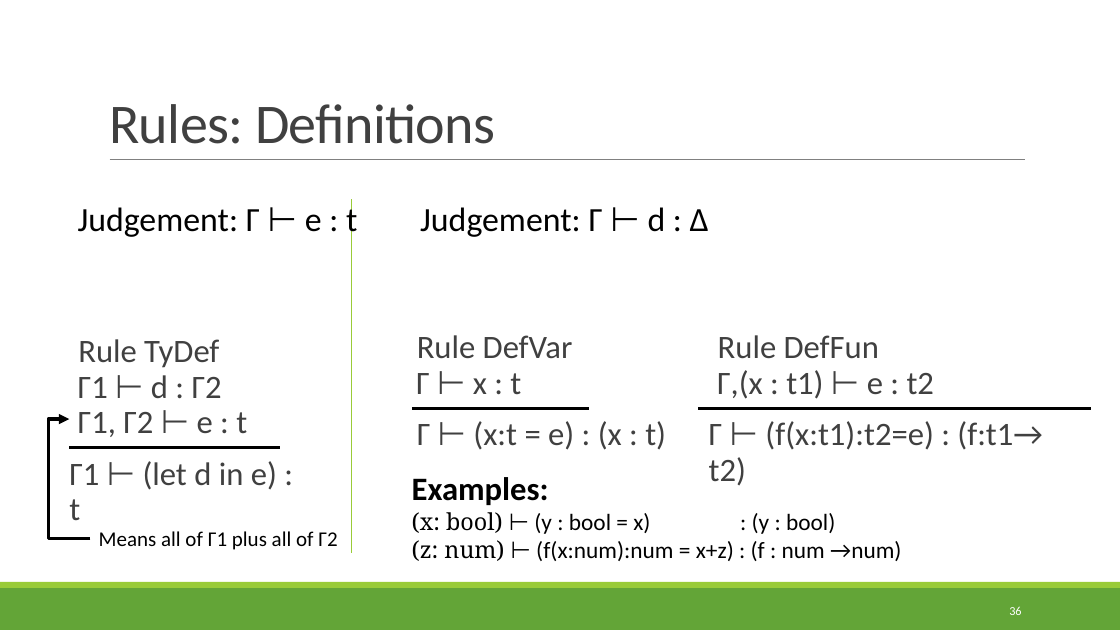
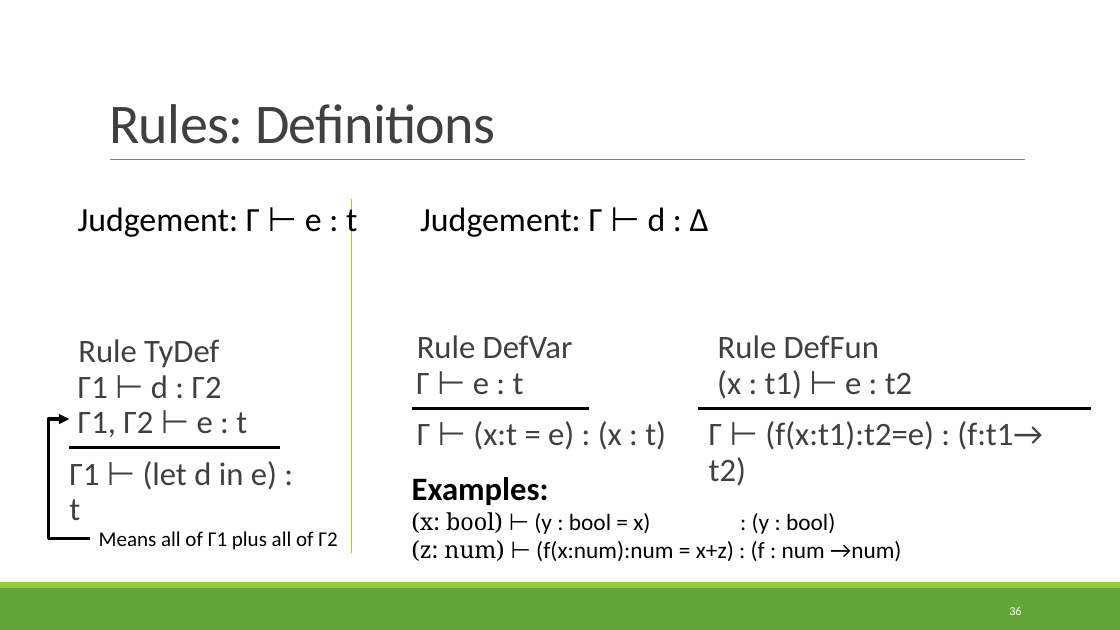
Before and after one commit to rbohrer/pl-course, a slide deck: slide 36 of LectureSlides/07Types.pptx. Drawn at 1120x630 pixels with LibreOffice and Linux fonts; fonts in the diff are those of the drawing. Boxes give left, top, right and bottom in pixels: in the first picture for what was removed or moved away, otherwise in the second. Text is boxed around its words. In the diff, an @@ line names an element or a change of style, - is before the commit and + after.

```diff
--- a/LectureSlides/07Types.pptx
+++ b/LectureSlides/07Types.pptx
@@ text at (416, 335, 573, 394): text changed @@
-  Rule DefVar
-  Γ ⊢ x : t
+  Rule DefVar
+  Γ ⊢ e : t
@@ text at (717, 335, 912, 399): text changed @@
-  Rule DefFun
-  Γ,(x : t1) ⊢ e : t2
+  Rule DefFun
+  (x : t1) ⊢ e : t2
```
Also in this commit, not shown: 4 other slides changed.
